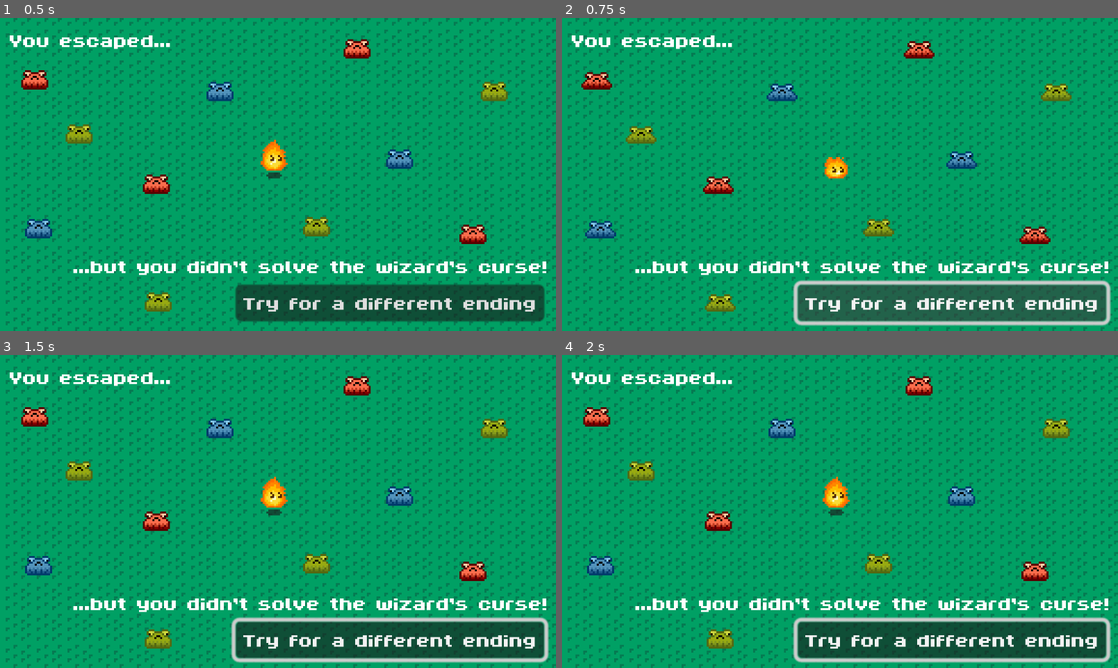
Above: before the commit, frames 1-4 (two rows, left to right).
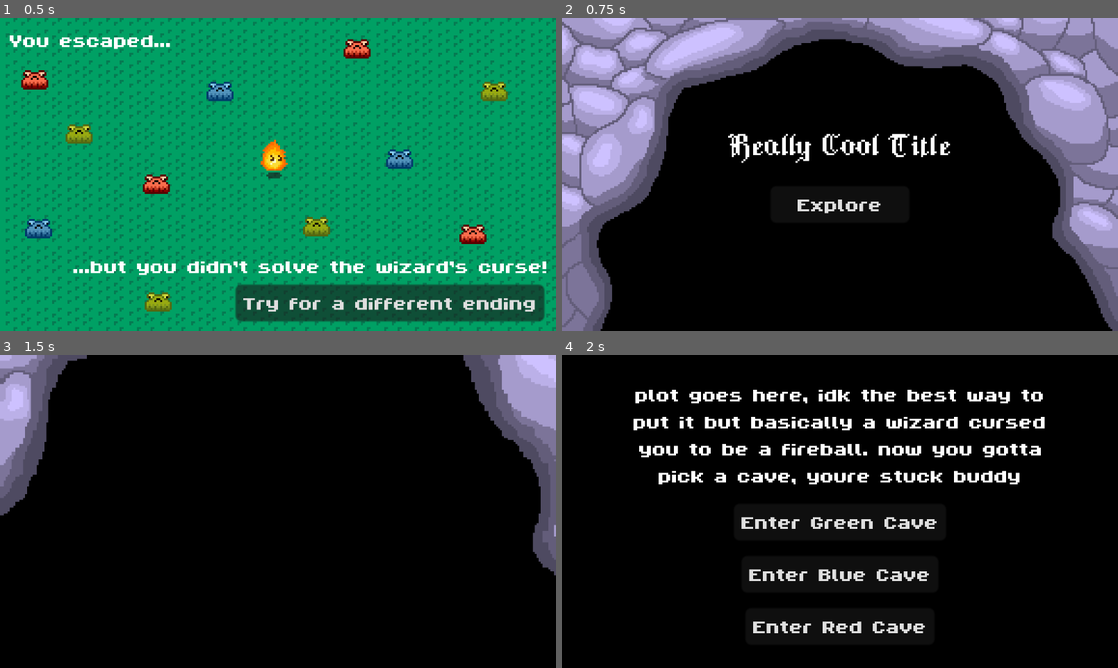
Above: after the commit, the same moments.

Repository: MalcolmFonseca/torch-game
Game: Godot game, scene res://scenes/grass-cave/grass_end_screen.tscn
Two runs of this game, one before a commit and one after it. Both use one fixed random seed, a clock stepped at 60 frames per second and the inputs below. This scene is started directly instead of the project's main scene.
Inputs (mouse positions are in pixels of both pictures, inside the frame that each line leads up to):
- Up to frame 1 (0.5 s): no input
- Up to frame 2 (0.75 s): click "Try for a different ending" at 0.5 s
- Up to frame 3 (1.5 s): click (278, 542) at 1.25 s, where only the run after the commit has a clickable "Explore"
- Up to frame 4 (2 s): no input

Frame 1 is identical in both runs. In frame 2, 100% of the frame differs, in the area x 0-100%, y 0-100%; in frame 3, 100%; in frame 4, 100%.

Commit message:
main menu, end screen for green cave. transitions between these scenes

Diff:
--- a/scenes/grass-cave/grass_end_screen.tscn
+++ b/scenes/grass-cave/grass_end_screen.tscn
@@ -2,7 +2,7 @@
 
 [ext_resource type="FontFile" uid="uid://dwsnvt2vc1omb" path="res://assets/text/ByteBounce.ttf" id="1_uovxp"]
 [ext_resource type="Texture2D" uid="uid://ddricka2k4xhg" path="res://assets/grass-cave/grass-tiles.png" id="1_y4k2y"]
-[ext_resource type="PackedScene" uid="uid://33sfa7rbs2gb" path="res://scenes/end_screen_button.tscn" id="2_dy0lh"]
+[ext_resource type="PackedScene" uid="uid://33sfa7rbs2gb" path="res://scenes/menu/end_screen_button.tscn" id="2_dy0lh"]
 [ext_resource type="PackedScene" uid="uid://cyv7mnetb5blp" path="res://scenes/grass-cave/frog.tscn" id="3_0j3uj"]
 [ext_resource type="Texture2D" uid="uid://bag2kthwyxhbu" path="res://assets/player/player-sheet.png" id="4_dy0lh"]
 
--- a/scenes/end_screen_button.tscn
+++ b/scenes/menu/end_screen_button.tscn
@@ -1,6 +1,7 @@
-[gd_scene load_steps=2 format=3 uid="uid://33sfa7rbs2gb"]
+[gd_scene load_steps=3 format=3 uid="uid://33sfa7rbs2gb"]
 
 [ext_resource type="FontFile" uid="uid://dwsnvt2vc1omb" path="res://assets/text/ByteBounce.ttf" id="1_nuxl6"]
+[ext_resource type="Script" uid="uid://b6b3ldsobdtme" path="res://scripts/menu/end_screen_button.gd" id="2_s7sj1"]
 
 [node name="Button" type="Button"]
 offset_left = -5.0
@@ -9,3 +10,6 @@
 offset_bottom = 105.0
 theme_override_fonts/font = ExtResource("1_nuxl6")
 text = "Try for a different ending"
+script = ExtResource("2_s7sj1")
+
+[connection signal="button_up" from="." to="." method="_on_button_up"]
--- /dev/null
+++ b/scenes/menu/start_screen.tscn
@@ -0,0 +1,141 @@
+[gd_scene load_steps=14 format=3 uid="uid://je85v01peso7"]
+
+[ext_resource type="Script" uid="uid://bv2sed0v3pfwr" path="res://scripts/menu/start_screen.gd" id="1_highi"]
+[ext_resource type="Texture2D" uid="uid://mhxgtl6gr761" path="res://assets/menu/start-screen-Sheet.png" id="2_xqiyt"]
+[ext_resource type="Script" uid="uid://sh6q4r3kyyco" path="res://scripts/menu/screen_1.gd" id="3_42jfk"]
+[ext_resource type="FontFile" uid="uid://c4p3la16hngoy" path="res://assets/text/GothicByte.ttf" id="4_xcvj1"]
+[ext_resource type="FontFile" uid="uid://dwsnvt2vc1omb" path="res://assets/text/ByteBounce.ttf" id="5_en0v4"]
+[ext_resource type="Script" uid="uid://bbmc3xvaykjow" path="res://scripts/menu/screen_2.gd" id="6_8dndp"]
+
+[sub_resource type="AtlasTexture" id="AtlasTexture_tx5wa"]
+atlas = ExtResource("2_xqiyt")
+region = Rect2(0, 0, 288, 162)
+
+[sub_resource type="AtlasTexture" id="AtlasTexture_r2jwc"]
+atlas = ExtResource("2_xqiyt")
+region = Rect2(0, 0, 288, 162)
+
+[sub_resource type="AtlasTexture" id="AtlasTexture_hm208"]
+atlas = ExtResource("2_xqiyt")
+region = Rect2(288, 0, 288, 162)
+
+[sub_resource type="AtlasTexture" id="AtlasTexture_5pab1"]
+atlas = ExtResource("2_xqiyt")
+region = Rect2(576, 0, 288, 162)
+
+[sub_resource type="AtlasTexture" id="AtlasTexture_o30b1"]
+atlas = ExtResource("2_xqiyt")
+region = Rect2(864, 0, 288, 162)
+
+[sub_resource type="AtlasTexture" id="AtlasTexture_he1sj"]
+atlas = ExtResource("2_xqiyt")
+region = Rect2(1152, 0, 288, 162)
+
+[sub_resource type="SpriteFrames" id="SpriteFrames_he1sj"]
+animations = [{
+"frames": [{
+"duration": 1.0,
+"texture": SubResource("AtlasTexture_tx5wa")
+}],
+"loop": true,
+"name": &"default",
+"speed": 5.0
+}, {
+"frames": [{
+"duration": 1.0,
+"texture": SubResource("AtlasTexture_r2jwc")
+}, {
+"duration": 1.0,
+"texture": SubResource("AtlasTexture_hm208")
+}, {
+"duration": 1.0,
+"texture": SubResource("AtlasTexture_5pab1")
+}, {
+"duration": 1.0,
+"texture": SubResource("AtlasTexture_o30b1")
+}, {
+"duration": 1.0,
+"texture": SubResource("AtlasTexture_he1sj")
+}],
+"loop": false,
+"name": &"into_cave",
+"speed": 12.0
+}]
+
+[node name="Start Screen" type="Node2D"]
+position = Vector2(0, 2)
+script = ExtResource("1_highi")
+
+[node name="Camera2D" type="Camera2D" parent="."]
+zoom = Vector2(4, 4)
+
+[node name="CaveBackground" type="AnimatedSprite2D" parent="."]
+sprite_frames = SubResource("SpriteFrames_he1sj")
+autoplay = "default"
+
+[node name="Screen1" type="Node2D" parent="."]
+script = ExtResource("3_42jfk")
+
+[node name="GameTitle" type="Label" parent="Screen1"]
+offset_left = -57.0
+offset_top = -22.0
+offset_right = 58.0
+offset_bottom = -6.0
+theme_override_fonts/font = ExtResource("4_xcvj1")
+text = "Really Cool Title"
+
+[node name="StartButton" type="Button" parent="Screen1"]
+offset_left = -36.0
+offset_top = 6.0
+offset_right = 36.0
+offset_bottom = 25.0
+theme_override_fonts/font = ExtResource("5_en0v4")
+text = "Explore"
+
+[node name="Screen2" type="Node2D" parent="."]
+visible = false
+script = ExtResource("6_8dndp")
+
+[node name="PlotBlurb" type="Label" parent="Screen2"]
+offset_left = -113.0
+offset_top = -66.0
+offset_right = 114.0
+offset_bottom = -27.0
+theme_override_fonts/font = ExtResource("5_en0v4")
+text = "plot goes here, idk the best way to put it but basically a wizard cursed you to be a fireball. now you gotta pick a cave, youre stuck buddy"
+horizontal_alignment = 1
+autowrap_mode = 2
+
+[node name="WaterButton" type="Button" parent="Screen2"]
+offset_left = -51.0
+offset_top = 23.0
+offset_right = 51.0
+offset_bottom = 42.0
+theme_override_fonts/font = ExtResource("5_en0v4")
+text = "Enter Blue Cave"
+metadata/_edit_use_anchors_ = true
+
+[node name="GrassButton" type="Button" parent="Screen2"]
+offset_left = -55.0
+offset_top = -4.0
+offset_right = 55.0
+offset_bottom = 15.0
+theme_override_fonts/font = ExtResource("5_en0v4")
+text = "Enter Green Cave"
+metadata/_edit_use_anchors_ = true
+
+[node name="FireButton" type="Button" parent="Screen2"]
+offset_left = -49.0
+offset_top = 50.0
+offset_right = 49.0
+offset_bottom = 69.0
+theme_override_fonts/font = ExtResource("5_en0v4")
+text = "Enter Red Cave"
+metadata/_edit_use_anchors_ = true
+
+[connection signal="button_up" from="Screen1/StartButton" to="." method="_on_start_button_button_up"]
+[connection signal="button_up" from="Screen1/StartButton" to="Screen1" method="_on_start_button_button_up"]
+[connection signal="button_up" from="Screen1/StartButton" to="Screen2" method="_on_start_button_button_up"]
+[connection signal="button_up" from="Screen2/WaterButton" to="Screen2" method="_on_water_button_button_up"]
+[connection signal="button_up" from="Screen2/GrassButton" to="Screen2" method="_on_grass_button_button_up"]
+[connection signal="button_up" from="Screen2/FireButton" to="Screen2" method="_on_fire_button_button_up"]
--- a/scenes/start_screen.tscn
+++ /dev/null
@@ -1,6 +0,0 @@
-[gd_scene format=3 uid="uid://je85v01peso7"]
-
-[node name="Node2D" type="Node2D"]
-
-[node name="Camera2D" type="Camera2D" parent="."]
-zoom = Vector2(4, 4)
--- a/scripts/grass-cave/grass_cave.gd
+++ b/scripts/grass-cave/grass_cave.gd
@@ -1,6 +1,4 @@
 extends Node2D
-
-
 
 func _ready() -> void:
 	SoundController.bg_music_play("frogpuzzle")
--- /dev/null
+++ b/scripts/menu/end_screen_button.gd
@@ -0,0 +1,6 @@
+extends Button
+
+func _on_button_up() -> void:
+	#switch to main menu music
+	#SoundController.bg_music_play()
+	get_tree().change_scene_to_file("res://scenes/menu/start_screen.tscn")
--- /dev/null
+++ b/scripts/menu/screen_1.gd
@@ -0,0 +1,4 @@
+extends Node2D
+
+func _on_start_button_button_up() -> void:
+	self.visible = false
--- /dev/null
+++ b/scripts/menu/screen_2.gd
@@ -0,0 +1,14 @@
+extends Node2D
+
+func _on_start_button_button_up() -> void:
+	await get_tree().create_timer(.5).timeout
+	self.visible = true
+
+func _on_water_button_button_up() -> void:
+	pass # Replace with function body.
+
+func _on_fire_button_button_up() -> void:
+	pass # Replace with function body.
+
+func _on_grass_button_button_up() -> void:
+	get_tree().change_scene_to_file("res://scenes/grass-cave/grass-cave.tscn")
--- /dev/null
+++ b/scripts/menu/start_screen.gd
@@ -0,0 +1,7 @@
+extends Node2D
+
+@onready var cave_background: AnimatedSprite2D = $CaveBackground
+
+
+func _on_start_button_button_up() -> void:
+	cave_background.play("into_cave")
Binary file added: assets/menu/start-screen-Sheet.png
Not shown, added: assets/menu/start-screen-Sheet.png.import
Binary file added: assets/menu/start-screen.aseprite
Binary file removed: assets/start-screen.aseprite
Not shown, added: scripts/menu/end_screen_button.gd.uid
Not shown, added: scripts/menu/screen_1.gd.uid
Not shown, added: scripts/menu/screen_2.gd.uid
Not shown, added: scripts/menu/start_screen.gd.uid
